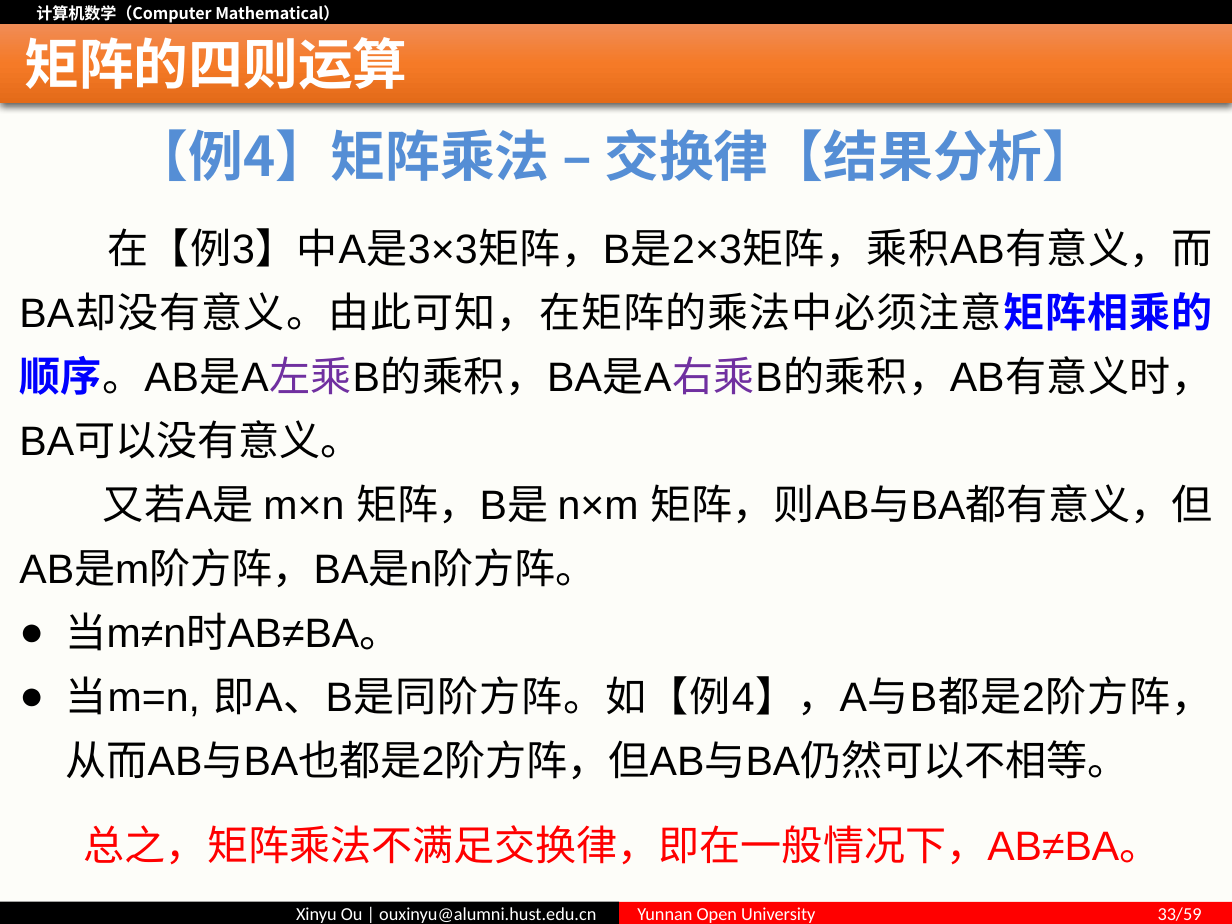
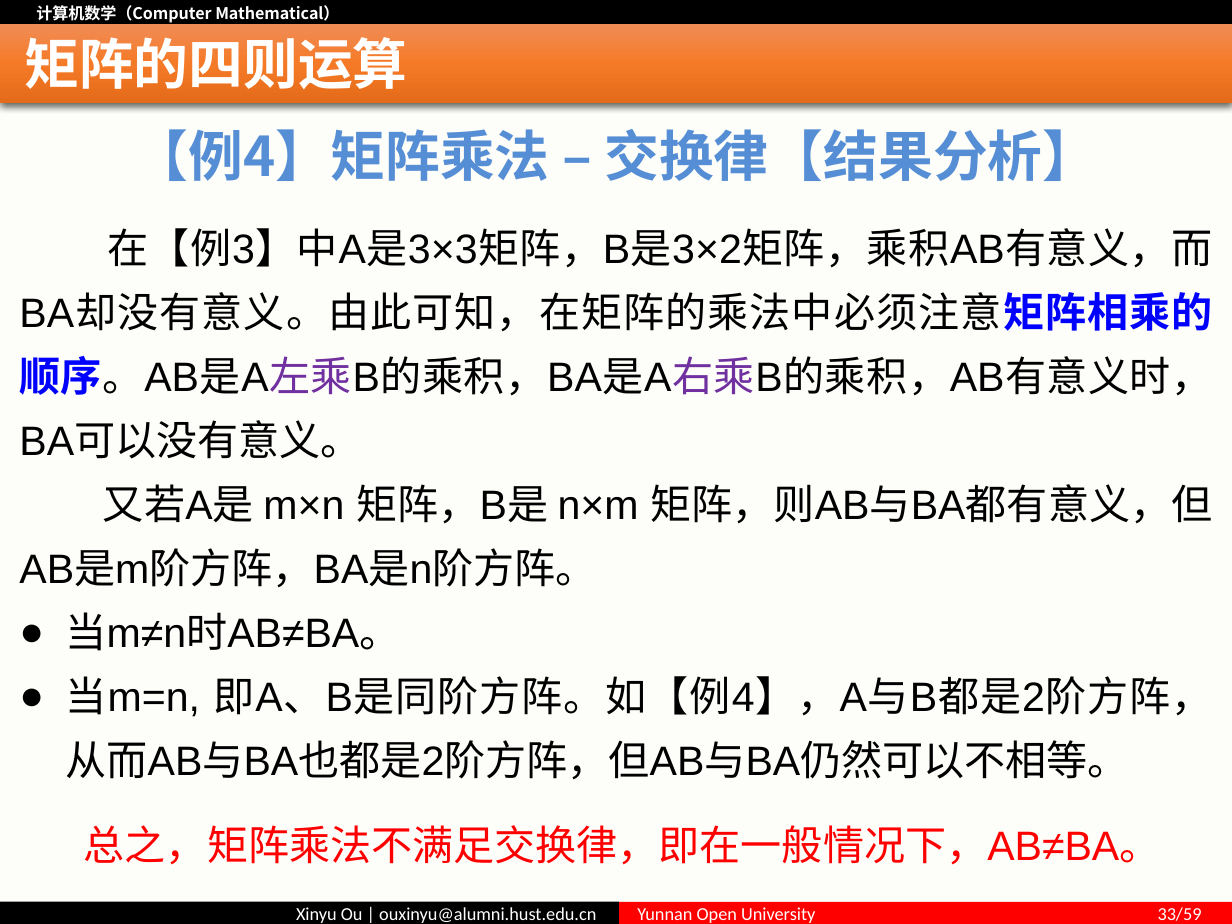
Before and after one commit to ouxinyu/Teaching, a slide deck: slide 33 of ComputerMath/PPT/第04讲 矩阵.pptx. Drawn at 1232x924 pixels with LibreOffice and Linux fonts; fonts in the diff are those of the drawing. Boxes give left, top, right and bottom in pixels: in the first picture for what was removed or moved away, otherwise in the second. Text is boxed around its words. In the diff, an @@ line names an element or a change of style, - is before the commit and + after.

Commit message:
调整矩阵这一章的课件内容

```diff
--- a/ComputerMath/PPT/第04讲 矩阵.pptx
+++ b/ComputerMath/PPT/第04讲 矩阵.pptx
@@ text at <box>19,228,1212,459</box>: text changed @@
-在【例3】中A是3×3矩阵，B是2×3矩阵，乘积AB有意义，而BA却没有意义。由此可知，在矩阵的乘法中必须注意矩阵相乘的顺序。AB是A左乘B的乘积，BA是A右乘B的乘积，AB有意义时，BA可以没有意义。
+在【例3】中A是3×3矩阵，B是3×2矩阵，乘积AB有意义，而BA却没有意义。由此可知，在矩阵的乘法中必须注意矩阵相乘的顺序。AB是A左乘B的乘积，BA是A右乘B的乘积，AB有意义时，BA可以没有意义。
```
Also in this commit, not shown: 5 other slides changed, 5 other files.
